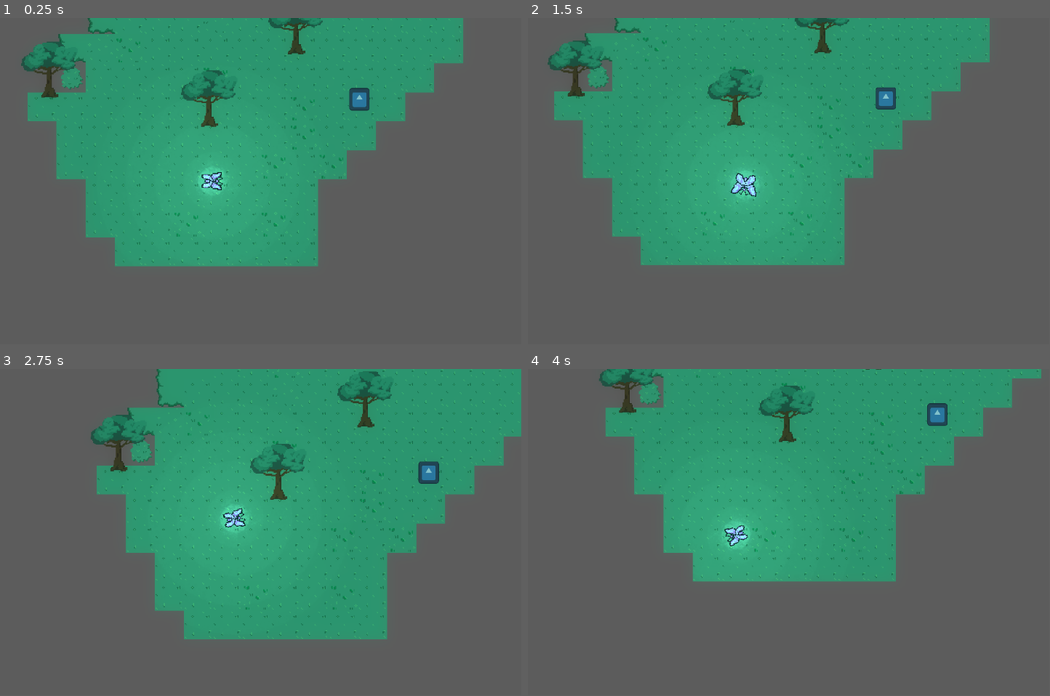
Above: before the commit, frames 1-4 (two rows, left to right).
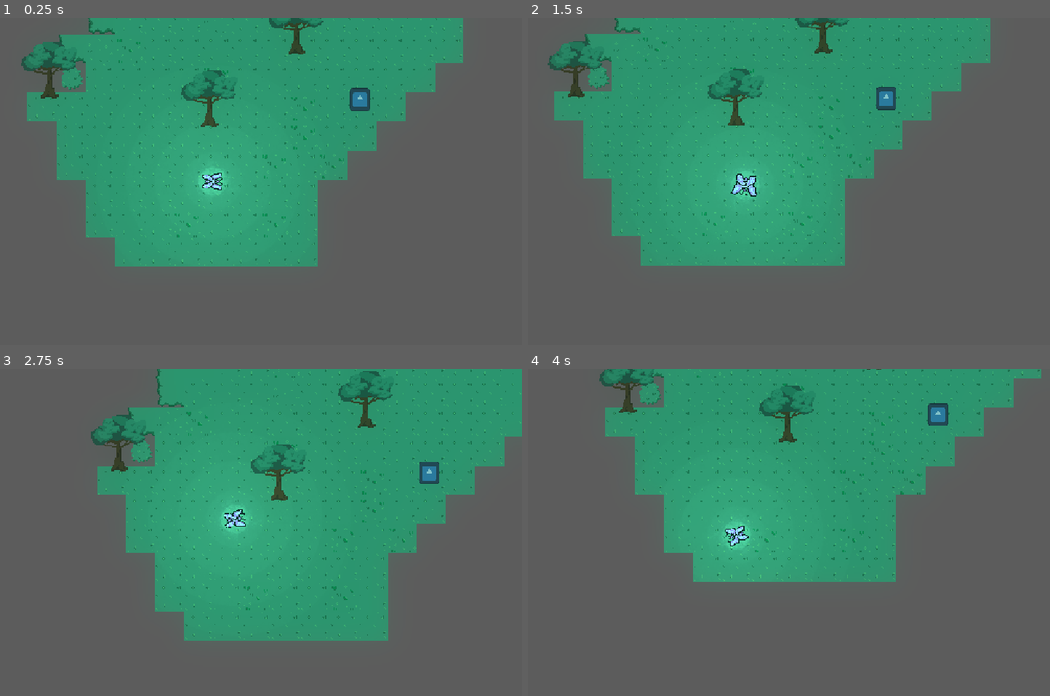
Above: after the commit, the same moments.

Repository: Zaiyai/ButterflyGame
Game: Godot game, scene res://level/world.tscn
Two runs of this game, one before a commit and one after it. Both use one fixed random seed, a clock stepped at 60 frames per second and the inputs below. The engine's default icon, where the game draws it, is replaced by a stand-in: a white triangle on a blue panel in a dark square.
Inputs (mouse positions are in pixels of both pictures, inside the frame that each line leads up to):
- Up to frame 1 (0.25 s): no input
- Up to frame 2 (1.5 s): tap Enter at 0.5 s; move the mouse to (888, 165) at 0.52 s; click (888, 165) at 0.6 s; tap Space at 1.25 s; move the mouse to (642, 197) at 1.27 s; click (642, 197) at 1.35 s
- Up to frame 3 (2.75 s): move the mouse to (287, 460) at 2.02 s; click (287, 460) at 2.1 s
- Up to frame 4 (4 s): move the mouse to (731, 597) at 2.77 s; click (731, 597) at 2.85 s; move the mouse to (935, 581) at 3.52 s; click (935, 581) at 3.6 s
In our replay, the window is 799x449 before the commit and 800x450 after it. These sizes can differ from the game's own. Grey fills any space a smaller window leaves; there, only what the larger window draws over its background counts as a difference.

The runs differ from the first frame. In frame 1, 1.5% of the frame differs, in the area x 4-89%, y 0-76%; in frame 2, 1.7%; in frame 3, 1.9%, in the area x 17-100%, y 0-84%; in frame 4, 1.5%.

Commit message:
cutscene is now fully working

Diff:
--- a/cutscenes/cut_scene.gd
+++ b/cutscenes/cut_scene.gd
@@ -5,9 +5,12 @@
 enum Type {DIALOGUE, PICTURE}
 
 var _type := Type.DIALOGUE
-var _dialogue_entries: DialogueEntry
+var _dialogue_entries: Array[DialogueEntry] = []
+var dialogueAmount : int = 1
+
 var can_end := false
 var cutscene_ongoing := false
+var last_dialogue := false
 signal cutscene_switch
 signal cutscene_end
 signal cutscene_exit
@@ -17,6 +20,7 @@
 @onready var labelTimer : Timer = $Label/Timer
 @onready var animation : AnimationPlayer = $AnimationPlayer
 
+@export var positionNode : Node2D
 @export var type: Type:
 	get:
 		return _type
@@ -31,50 +35,84 @@
 
 	if _type == Type.DIALOGUE:
 		properties.append({
-			"name": "dialogue",
-			"type": TYPE_OBJECT,
-			"hint": PROPERTY_HINT_RESOURCE_TYPE,
-			"hint_string": "DialogueEntry",
+			"name": "dialogueAmount",
+			"type": TYPE_INT,
+			"hint": PROPERTY_HINT_RANGE,
+			"hint_string": "0,50,1",
 			"usage": PROPERTY_USAGE_EDITOR | PROPERTY_USAGE_STORAGE
 		})
+
+		for i in range(dialogueAmount):
+			properties.append({
+				"name": "dialogue_%d" % i,
+				"type": TYPE_OBJECT,
+				"hint": PROPERTY_HINT_RESOURCE_TYPE,
+				"hint_string": "DialogueEntry",
+				"usage": PROPERTY_USAGE_EDITOR | PROPERTY_USAGE_STORAGE
+			})
 
 	return properties
 
 func _get(property):
-	if property == "dialogue":
-		return _dialogue_entries
+	if property == "dialogueAmount":
+		return dialogueAmount
+	if property.begins_with("dialogue_"):
+		var index = property.get_slice("_", 1).to_int()
+		if index < _dialogue_entries.size():
+			return _dialogue_entries[index]
 
 func _set(property, value):
-	if property == "dialogue":
-		_dialogue_entries = value
+	if property == "dialogueAmount":
+		dialogueAmount = value
+		_dialogue_entries.resize(dialogueAmount)
+		call_deferred("notify_property_list_changed")
+		return true
+	if property.begins_with("dialogue_"):
+		var index = property.get_slice("_", 1).to_int()
+		if index >= _dialogue_entries.size():
+			_dialogue_entries.resize(index + 1)
+		_dialogue_entries[index] = value
 		return true
 	return false
 
-@onready var camera = get_parent().get_node("Player/Camera2D")
+@onready var camera : Camera2D = get_parent().get_node("Player/Camera2D")
+var targetPosition : Vector2 = Vector2.ZERO
+
+func _ready() -> void:
+	var viewportSize : Vector2 = Vector2(get_viewport().size)
+	targetPosition = positionNode.position + Vector2(viewportSize.x / 3.5, -viewportSize.y / 4)
 
 func _on_body_entered(body: Node2D) -> void:
 	if body.is_in_group("player"):
 		if type == Type.DIALOGUE:
-			cutscene_ongoing = true
-			emit_signal("cutscene_switch", _dialogue_entries)
+			for i in _dialogue_entries.size():
+				if i == _dialogue_entries.size() - 1:
+					last_dialogue = true
+				var dialogue_entry : DialogueEntry = _dialogue_entries[i]
 
-			animation.play("fadeIn")
+				cutscene_ongoing = true
+				emit_signal("cutscene_switch", targetPosition)
 
-			labelTimer.wait_time = _dialogue_entries.duration - 1.00
+				animation.play("fadeIn")
 
-			textLabel.text = _dialogue_entries.text
-			textLabel.global_position = _dialogue_entries.position
+				labelTimer.wait_time = dialogue_entry.duration - 1.00
 
-			timer.wait_time = _dialogue_entries.duration
-			timer.start()
+				textLabel.text = dialogue_entry.text
+				textLabel.global_position = targetPosition + Vector2(0, -150)
+
+				timer.wait_time = dialogue_entry.duration
+				timer.start()
+				await timer.timeout
 
 func _process(_delta: float) -> void:
 	if cutscene_ongoing and timer.is_stopped() and Input.is_action_just_pressed("left_click"):
 		cutscene_ongoing = false
 		emit_signal("cutscene_exit")
+		queue_free()
 
 func _on_timer_timeout() -> void:
-	emit_signal("cutscene_end")
+	if last_dialogue:
+		emit_signal("cutscene_end")
 
 func _on_label_timer_timeout() -> void:
 	animation.play("fadeOut")
--- a/cutscenes/cut_scene.tscn
+++ b/cutscenes/cut_scene.tscn
@@ -64,7 +64,8 @@
 
 [node name="CutScene" type="Area2D" unique_id=146410709]
 script = ExtResource("1_34lru")
-dialogue = null
+dialogueAmount = 1
+dialogue_0 = null
 
 [node name="CollisionShape2D" type="CollisionShape2D" parent="." unique_id=1234230346]
 rotation = -1.567686
--- a/cutscenes/dialogue_entry.gd
+++ b/cutscenes/dialogue_entry.gd
@@ -2,5 +2,4 @@
 class_name DialogueEntry
 
 @export var text: String
-@export var position: Vector2
 @export var duration: float = 1.00
--- a/cutscenes/dialogue_entry.tres
+++ b/cutscenes/dialogue_entry.tres
@@ -5,3 +5,5 @@
 [resource]
 resource_name = "DialogueEntry"
 script = ExtResource("1_3iov3")
+text = "Come and take a look at this"
+duration = 2.0
--- a/level/world.tscn
+++ b/level/world.tscn
@@ -355,10 +355,18 @@
 
 [sub_resource type="Resource" id="Resource_1jcqx"]
 script = ExtResource("11_njrq0")
-text = "Ayo man was good g"
-position = Vector2(500, -200)
-duration = 2
+text = "Hey"
+duration = 2.0
 metadata/_custom_type_script = "uid://dc80ok1i611m0"
+
+[sub_resource type="Resource" id="Resource_kbmj6"]
+script = ExtResource("11_njrq0")
+text = "Come and take a look at this"
+duration = 4.0
+metadata/_custom_type_script = "uid://dc80ok1i611m0"
+
+[sub_resource type="CircleShape2D" id="CircleShape2D_njrq0"]
+radius = 370.48752
 
 [node name="World" type="Node2D" unique_id=1756987506]
 position = Vector2(3, -3)
@@ -405,9 +413,19 @@
 [node name="ButterfliesContainer" parent="." unique_id=836024158 instance=ExtResource("7_riu67")]
 position = Vector2(578, 66)
 
-[node name="CutScene" parent="." unique_id=146410709 instance=ExtResource("10_xd8br")]
+[node name="CutScene" parent="." unique_id=146410709 node_paths=PackedStringArray("positionNode") instance=ExtResource("10_xd8br")]
 position = Vector2(568, -271)
-dialogue = SubResource("Resource_1jcqx")
+positionNode = NodePath("CutScenePosition")
+dialogueAmount = 2
+dialogue_0 = SubResource("Resource_1jcqx")
+dialogue_1 = SubResource("Resource_kbmj6")
+
+[node name="CutScenePosition" type="Node2D" parent="CutScene" unique_id=88146542]
+position = Vector2(-871, -1831)
+
+[node name="CollisionShape2D2" type="CollisionShape2D" parent="CutScene" unique_id=988955018]
+position = Vector2(-869, -1826)
+shape = SubResource("CircleShape2D_njrq0")
 
 [connection signal="body_entered" from="cameraZoomArea" to="Player" method="_on_camera_zoom_area_body_entered"]
 [connection signal="body_exited" from="cameraZoomArea" to="Player" method="_on_camera_zoom_area_body_exited"]
--- a/player/player.gd
+++ b/player/player.gd
@@ -40,10 +40,10 @@
 	camera.zoom = zoomDefault
 	camera.position = Vector2.ZERO
 
-func _on_cut_scene_switch(dialogueEntry: DialogueEntry) -> void:
+func _on_cut_scene_switch(targetPosition: Vector2) -> void:
 	can_move = false
 	camera.zoom = Vector2.ONE
-	camera.global_position = dialogueEntry.position
+	camera.global_position = targetPosition
 
 # Mouse Position Check
 func _ready():
@@ -66,19 +66,22 @@
 				closeClick = true
 
 	# Player Move
-	if not closeClick:
-		if position.distance_to(clickPosition) > 25:
-				var desired_angle = global_position.angle_to_point(clickPosition)
-				rotation = lerp_angle(rotation, desired_angle, rotationSpeed * delta)
-				velocity = velocity.move_toward(forwardFace * speed, acceleration * delta)
-		else:
-			velocity = velocity.move_toward(Vector2.ZERO, friction * delta)
+	if can_move:
+		if not closeClick:
+			if position.distance_to(clickPosition) > 25:
+					var desired_angle = global_position.angle_to_point(clickPosition)
+					rotation = lerp_angle(rotation, desired_angle, rotationSpeed * delta)
+					velocity = velocity.move_toward(forwardFace * speed, acceleration * delta)
+			else:
+				velocity = velocity.move_toward(Vector2.ZERO, friction * delta)
 
-	else: # If close click
-		if position.distance_to(clickPosition) > 5:
-			velocity = velocity.move_toward(position.direction_to(clickPosition) * speed, (acceleration * delta)/3)
-		else:
-			velocity = velocity.move_toward(Vector2.ZERO, friction * delta)
+		else: # If close click
+			if position.distance_to(clickPosition) > 5:
+				velocity = velocity.move_toward(position.direction_to(clickPosition) * speed, (acceleration * delta)/3)
+			else:
+				velocity = velocity.move_toward(Vector2.ZERO, friction * delta)
+	else:
+		velocity = velocity.move_toward(Vector2.ZERO, friction * delta)
 
 	move_and_slide()
 
--- a/project.godot
+++ b/project.godot
@@ -25,7 +25,9 @@
 
 [display]
 
+window/size/mode=2
 window/size/initial_position=Vector2i(-100, -100)
+window/stretch/mode="canvas_items"
 
 [input]
 
